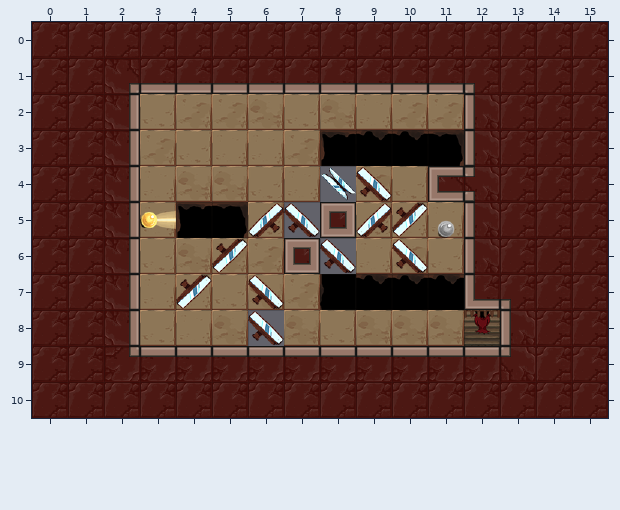
Two states of a Tiled map, assets/levels/kongregate_release/k22.tmx. The picture above was drawn from the file before the commit.
Cells are 48x48 px. Shown: x 0..15, y 0..10.
And afterwards:
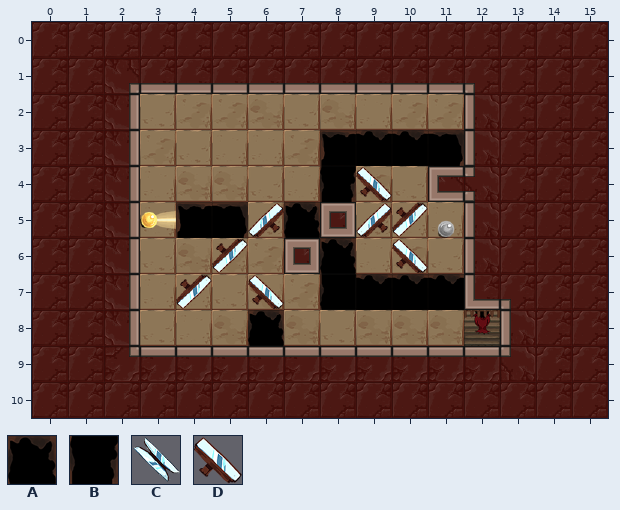
Key: from "holes": A 6, B 13; from "mirrors": C 0, D 1.
_ is an empty cell.
The exact change:
Layer "Holes":
y 4: x 8 C -> B
y 5: x 7 D -> A
y 6: x 8 D -> A
y 8: x 6 D -> A
Where, in picture pixels (left, top, right, bottom), the same in both pictures:
changed: (284, 166, 356, 274)
changed: (248, 310, 284, 346)
